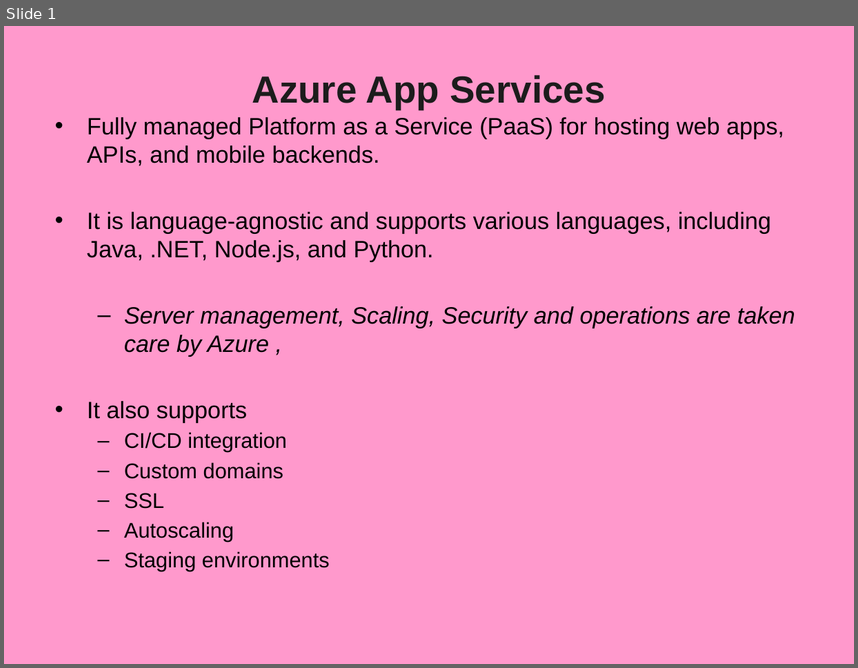
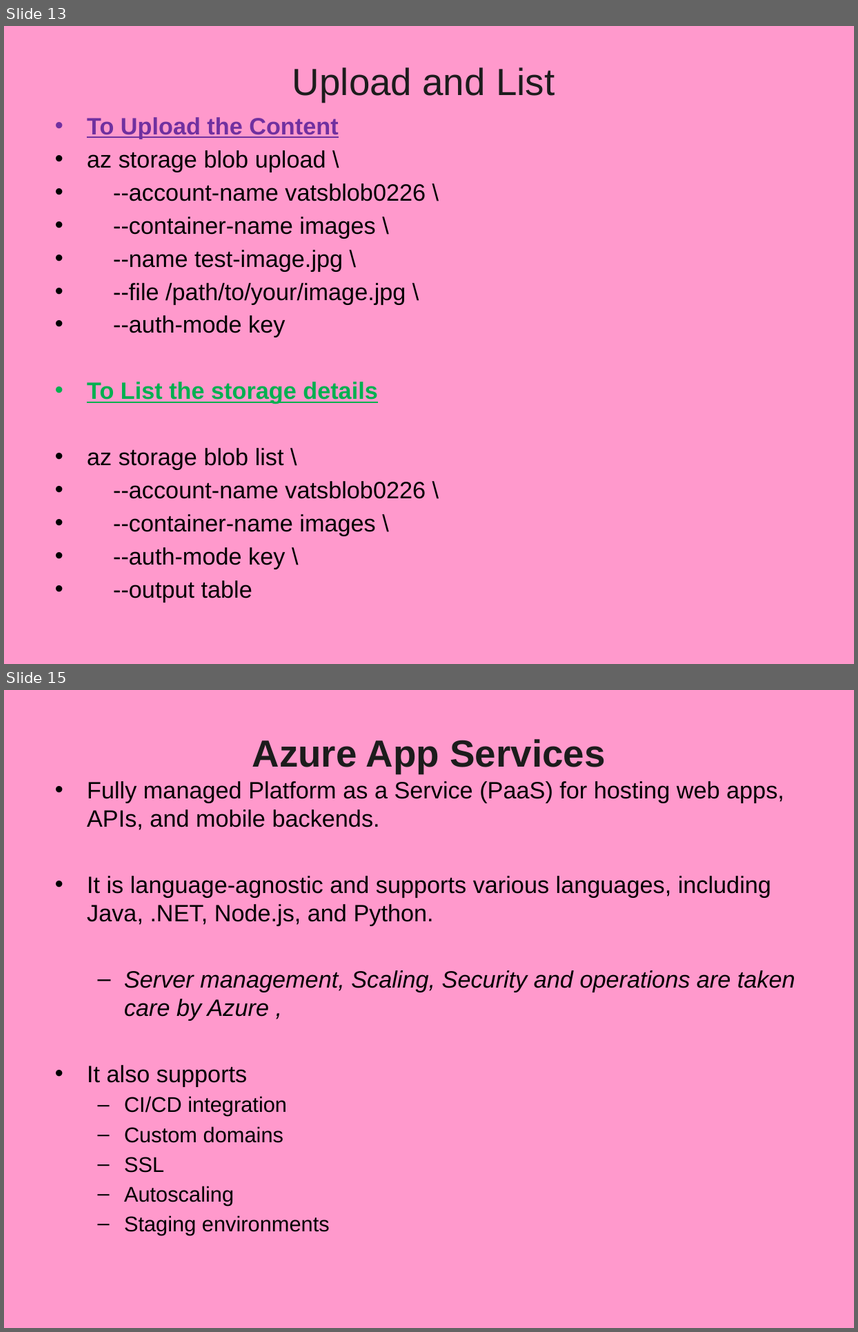
Before and after one commit to Santoshbuild/my_project, a slide deck: 19_Azure_AppService.pptx. Shown one above the other, each under a label of ours: slide 1 before the commit, slides 13 and 15 after it; the slides between them are not shown. The pictures are 858x668 and 858x1332 pixels, drawn with LibreOffice and Linux fonts; fonts in the diff are those of the drawing; background and template pictures are left out. Boxes give left, top, right and bottom in pixels: in the first picture for what was removed or moved away, otherwise in the second. Text is boxed around its words. In the diff, an @@ line names an element or a change of style, - is before the commit and + after.

```diff
--- a/19_Azure_AppService.pptx
+++ b/19_Azure_AppService.pptx
@@ slide 13 added at [4,26,854,664], background picture (left out) @@
@@ title added at [292,67,555,102], 32 pt, text #1C1C1C @@
+Upload and List
@@ text added at [87,117,426,601], 20 pt, text #000000 @@
+• To Upload the Content
+• az storage blob upload \
+• --account-name vatsblob0226 \
+• --container-name images \
+• --name test-image.jpg \
+• --file /path/to/your/image.jpg \
+• --auth-mode key
+• To List the storage details
+• az storage blob list \
+• --account-name vatsblob0226 \
+• --container-name images \
+• --auth-mode key \
+• --output table
@@ what was slide 1 is now slide 15 @@
```
Also in this commit, not shown: 13 other slides added, 19 other files.
